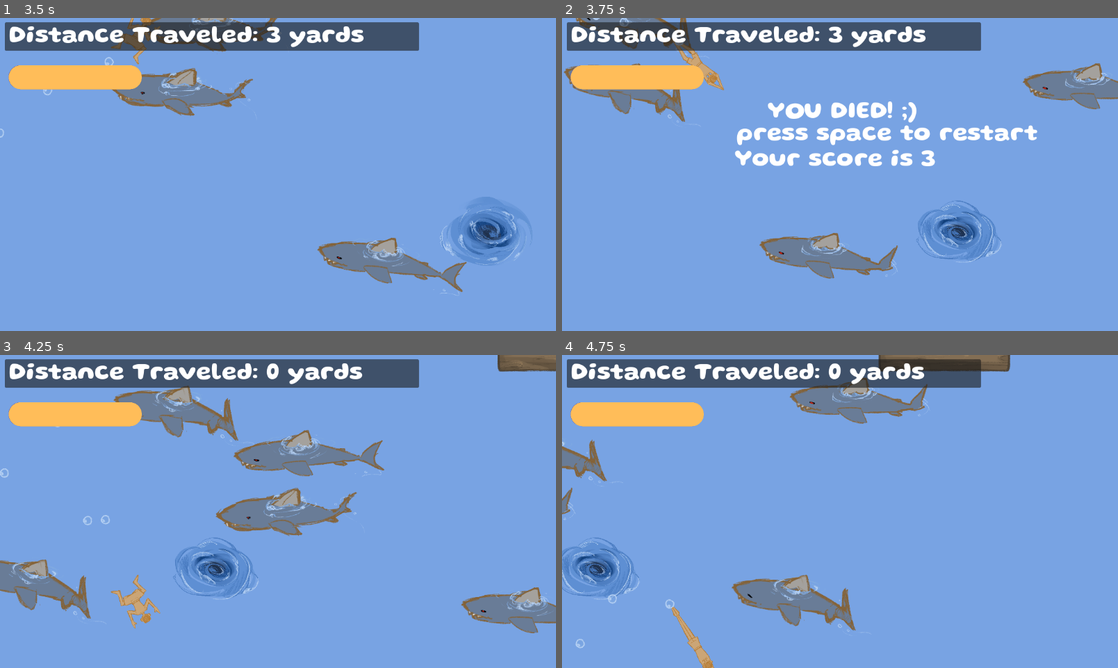
Above: before the commit, frames 1-4 (two rows, left to right).
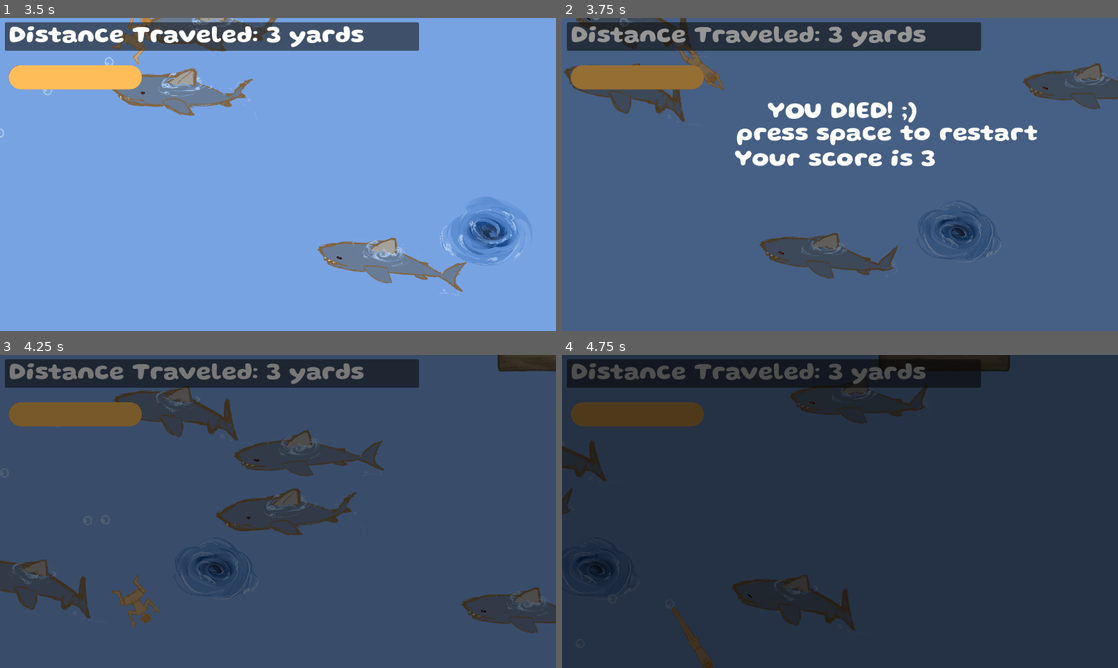
Above: after the commit, the same moments.

Repository: sophieTheProgrammer/microjam-island-61
Game: Godot game, scene res://scenes/game.tscn
Same seed, same stepped clock (60 frames per second), same inputs: the game is played once before the commit and once after it. Sound files missing from this copy of the repository are replaced by a short silence.
Inputs (mouse positions are in pixels of both pictures, inside the frame that each line leads up to):
- Up to frame 1 (3.5 s): tap Enter (ui_accept) at 0.5, 0.77, 1.52, 3.02 s; move the mouse to (400, 158) at 0.52 s; hold Up (up) 0.53-1.28 s; click (400, 158) at 0.6 s; move the mouse to (166, 190) at 1.27 s; hold Down (down) 1.28-2.03 s; click (166, 190) at 1.35 s; move the mouse to (333, 105) at 2.02 s; hold Up (up) from 2.03 s (still down); click (333, 105) at 2.1 s; move the mouse to (250, 237) at 2.77 s; click (250, 237) at 2.85 s
- Up to frame 2 (3.75 s): move the mouse to (1006, 221) at 3.52 s; release Up (up) at 3.53 s; hold Down (down) from 3.53 s (still down); click (1006, 221) at 3.6 s
- Up to frame 3 (4.25 s): keep holding Down (down); tap Enter (ui_accept) at 3.77 s; tap Space (restart game) at 4.15 s
- Up to frame 4 (4.75 s): keep holding Down (down); move the mouse to (673, 464) at 4.27 s; click (673, 464) at 4.35 s; tap Enter (ui_accept) at 4.52 s

Frame 1 is identical in both runs. In frame 2, 98% of the frame differs, in the area x 0-100%, y 0-100%; in frame 3, 100%; in frame 4, 100%.

Commit message:
death not as werid

Diff:
--- a/scenes/ui.tscn
+++ b/scenes/ui.tscn
@@ -11,7 +11,6 @@
 script = ExtResource("1_nt7q6")
 
 [node name="Fade" parent="." unique_id=383164694 instance=ExtResource("2_yev5y")]
-visible = false
 
 [node name="end screen" parent="." unique_id=101591616 instance=ExtResource("2_x4jx1")]
 
--- a/scripts/end_screen.gd
+++ b/scripts/end_screen.gd
@@ -13,12 +13,12 @@
 		score.text = "Your score is " + str(int(Global.score*0.9144))
 	if Input.is_action_just_pressed("restart game") and not Global.game_is_running:
 		Global.start_game(true)
-	if Global.game_is_running:
 		$CanvasLayer.hide()
 
 
 func gameover():
 	if not Global.DEBUG_DEATH:
-		$CanvasLayer.show()
-		Global.fade_node.fade(0.5, 0)
-		Global.game_is_running = false
+		if Global.game_is_running:
+			$CanvasLayer.show()
+			Global.game_is_running = false
+			await Global.fade_node.fade(0.5, 0.2).finished
--- a/scripts/global.gd
+++ b/scripts/global.gd
@@ -20,10 +20,11 @@
 var score = 0
 
 func start_game(reloadWorld):
-	game_is_running = true
 	score = 0
 	Engine.time_scale = 1
 	await fade_node.fade(1, 1.5).finished
+	game_is_running = true
+
 	world_container_node.queue_free()
 	if reloadWorld:
 		var world_container = WORLD_CONTAINER.instantiate()
